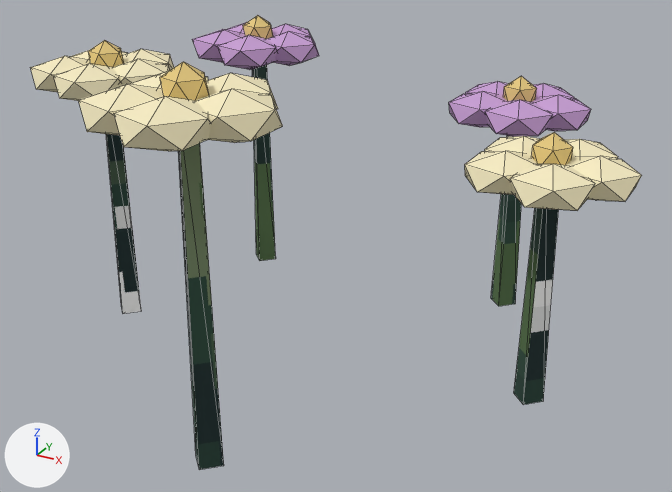
Before and after pictures for a commit that changed the glTF model ArenaTaticaUnity/Assets/ArenaTatica/Resources/Models/Mapa/bosque/enfeite_flores.glb.
One viewpoint serves both versions: a 50 mm lens placed at (0.266, -0.462, 0.301), pointed at (0.021, -0.018, 0.079). Lighting does not change. The marker at lower left points along +X, +Y and +Z. The older version comes first. Mesh edges are drawn as thin lines.

In view in the first picture: 'bosque_enfeite_flores'.
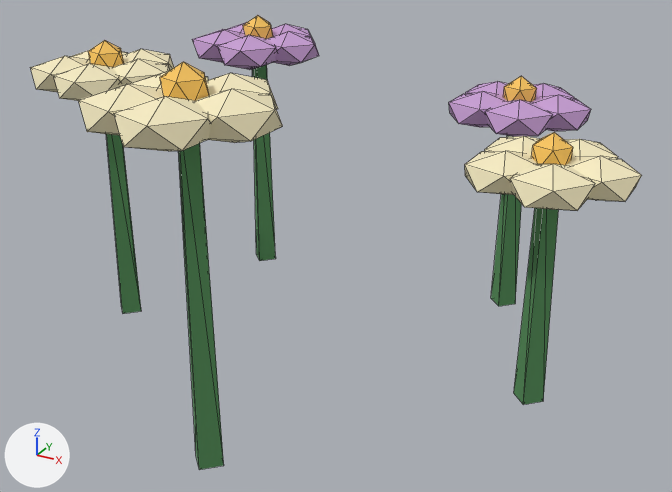
Where the change shows, as pixel boxes (x1, y1, x2, y2) in the pictures (672 x 492 px):
'bosque_enfeite_flores', surface changed
    both: (87, 15, 574, 470)

The change, as a list of edits to the scene's bpy script:
```text
Change mat_bosque_folhagem:
    where n0 = _N.new('ShaderNodeBsdfPrincipled'); n0.name = 'Principled BSDF'
    n0.inputs[2].default_value: 0.9 -> 0.88  # 'Roughness'
    where n2 = _N.new('ShaderNodeMix'); n2.name = 'Mix'
    add n2.inputs[7].default_value = (0.09, 0.28, 0.1, 1.0)  # 'B', green #559059
    remove n4 = _N.new('ShaderNodeTexImage'); n4.name = 'Image Texture'
    remove n4.image = img_bosque_folhagem
    remove n4.interpolation = 'Closest'
    where n3 = _N.new('ShaderNodeVertexColor'); n3.name = 'Color Attribute'
    remove _L.new(n3.outputs[0], n2.inputs[7])  # 'Color' to 'B'
    remove _L.new(n4.outputs[0], n2.inputs[6])  # 'Color' to 'A'
    add _L.new(n3.outputs[0], n2.inputs[6])  # 'Color' to 'A'
```
